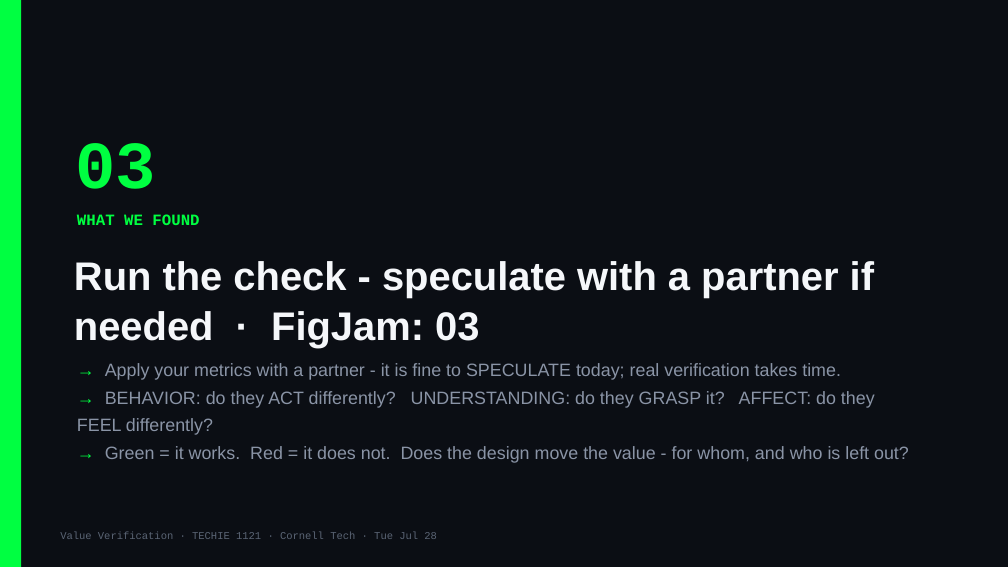
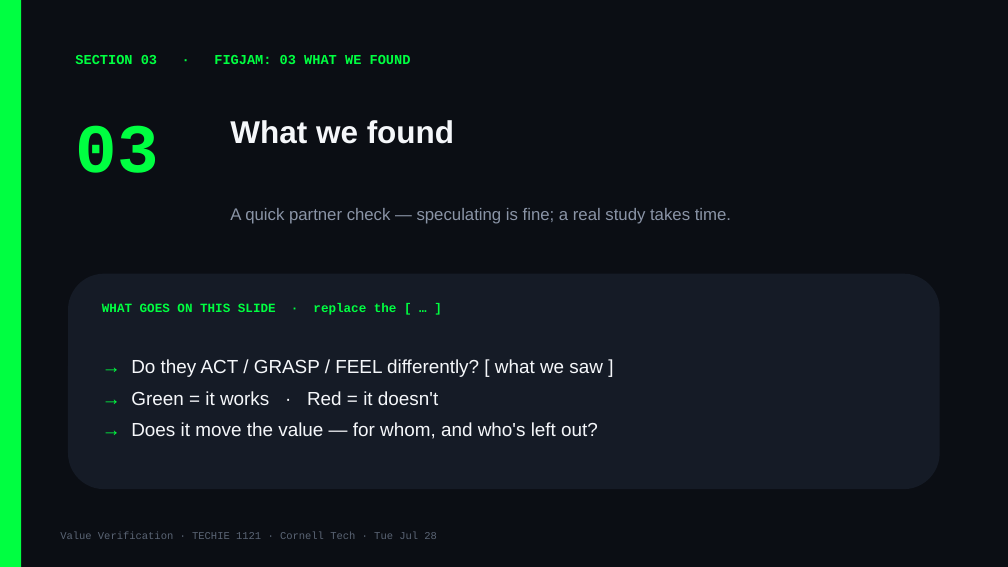
Before and after one commit to Cornell-Tech-Vibe-Coding-Summer-2026/website, a slide deck: slide 5 of slides/team-decks/Week3-Tue-jamins-2nd-team.pptx. Drawn at 1008x567 pixels with LibreOffice and Linux fonts; fonts in the diff are those of the drawing. Boxes give left, top, right and bottom in pixels: in the first picture for what was removed or moved away, otherwise in the second. Text is boxed around its words. In the diff, an @@ line names an element or a change of style, - is before the commit and + after.

```diff
--- a/slides/team-decks/Week3-Tue-jamins-2nd-team.pptx
+++ b/slides/team-decks/Week3-Tue-jamins-2nd-team.pptx
@@ text added at (75, 55, 411, 64), 13 pt, text #00FF41, bold @@
+SECTION 03 · FIGJAM: 03 WHAT WE FOUND
@@ text "03": place and size @@
-text "03" at (75, 143, 156, 189)
+text "03" at (75, 125, 158, 173)
@@ text "03" at (75, 125, 158, 173): size 64 to 66 pt @@
@@ text at (230, 120, 454, 144): text changed; size 15 to 30 pt; font Courier New to Arial; text colour #00FF41 to #F5F7FA @@
-WHAT WE FOUND
+What we found
@@ text added at (230, 208, 731, 224), 16 pt, text #8A94A6 @@
+A quick partner check — speculating is fine; a real study takes time.
@@ text removed at (74, 261, 874, 348) @@
-Run the check - speculate with a partner if needed · FigJam: 03
@@ rounded rectangle added at (68, 274, 940, 489), fill #151B26 @@
@@ text added at (102, 303, 397, 315), 12 pt, text #00FF41, bold @@
+WHAT GOES ON THIS SLIDE · replace the [ … ]
@@ text at (131, 359, 603, 439): text changed; size 17 to 18 pt; text colour #8A94A6 to #F5F7FA @@
-→ Apply your metrics with a partner - it is fine to SPECULATE today; real verification takes time.
-→ BEHAVIOR: do they ACT differently? UNDERSTANDING: do they GRASP it? AFFECT: do they FEEL differently?
-→ Green = it works. Red = it does not. Does the design move the value - for whom, and who is left out?
+→ Do they ACT / GRASP / FEEL differently? [ what we saw ]
+→ Green = it works · Red = it doesn't
+→ Does it move the value — for whom, and who's left out?
```
Also in this commit, not shown: 9 other slides changed, 6 other files.
